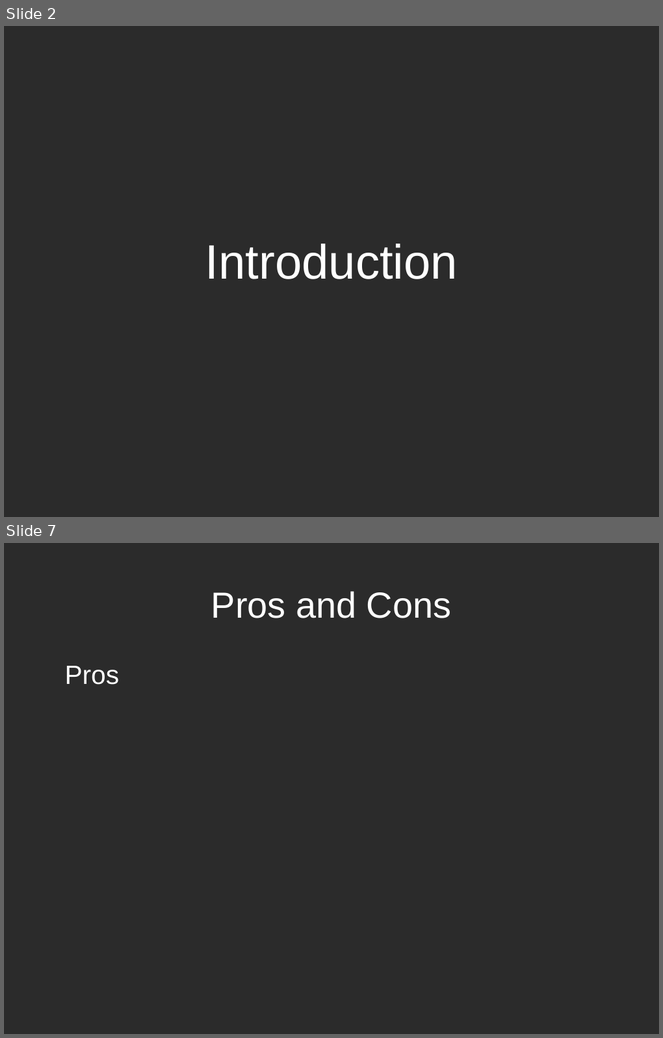
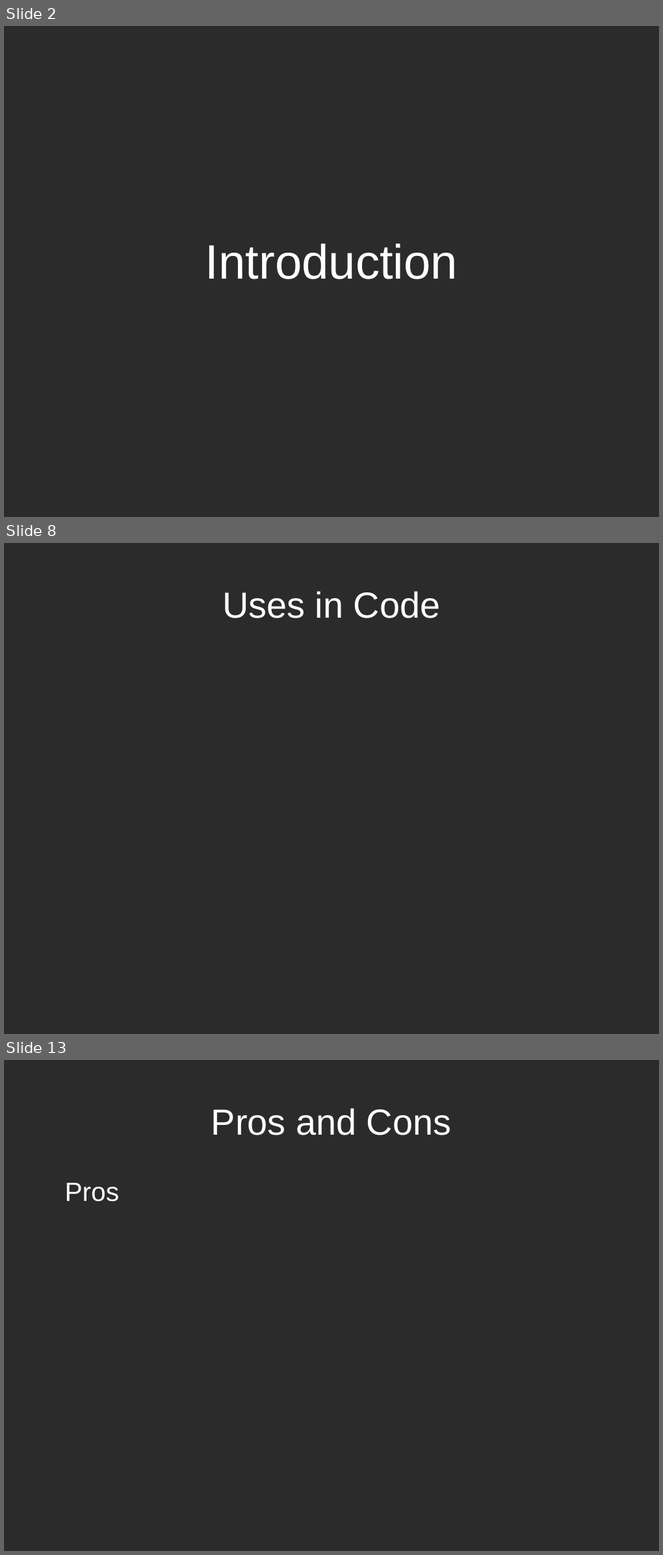
Before and after one commit to BrendanToolan/ResearchMethodsPresentation, a slide deck: research methods presentation.odp. Shown one above the other, each under a label of ours: slides 2 and 7 before the commit, slides 2, 8 and 13 after it; the slides between them are not shown. The pictures are 663x1038 and 663x1555 pixels, drawn with LibreOffice and Linux fonts; fonts in the diff are those of the drawing; background and template pictures are left out; a plain dark background stands for a picture behind light text. Boxes give left, top, right and bottom in pixels: in the first picture for what was removed or moved away, otherwise in the second. Text is boxed around its words. In the diff, an @@ line names an element or a change of style, - is before the commit and + after.

```diff
--- a/research methods presentation.odp
+++ b/research methods presentation.odp
@@ slide 8 added at (4,543,659,1034), background picture (left out) @@
@@ title added at (222,591,441,618), 44 pt, text #FFFFFF @@
+Uses in Code
@@ what was slide 7 is now slide 13 @@
```
Also in this commit, not shown: 5 slides changed, 10 other slides added, 1 other file.
